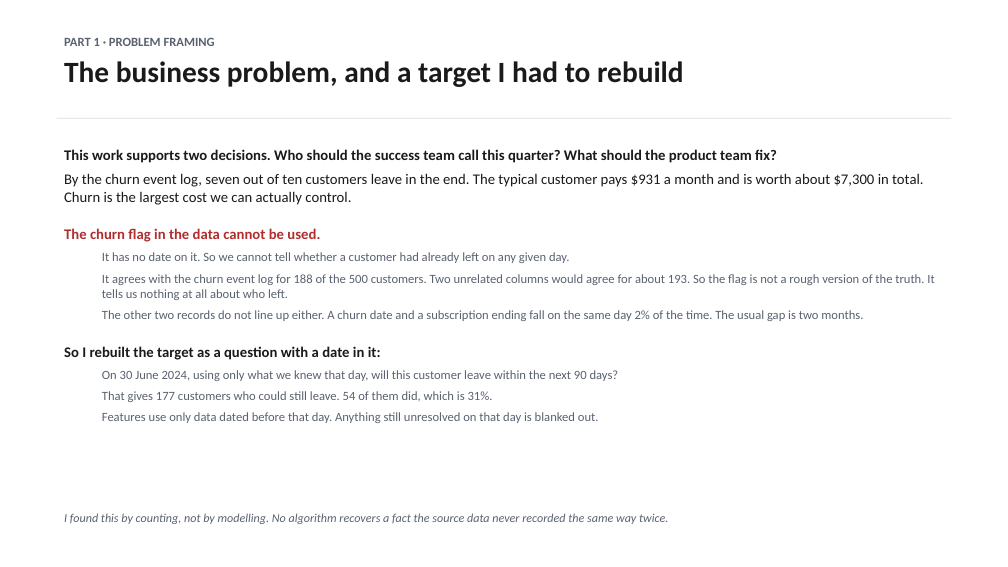
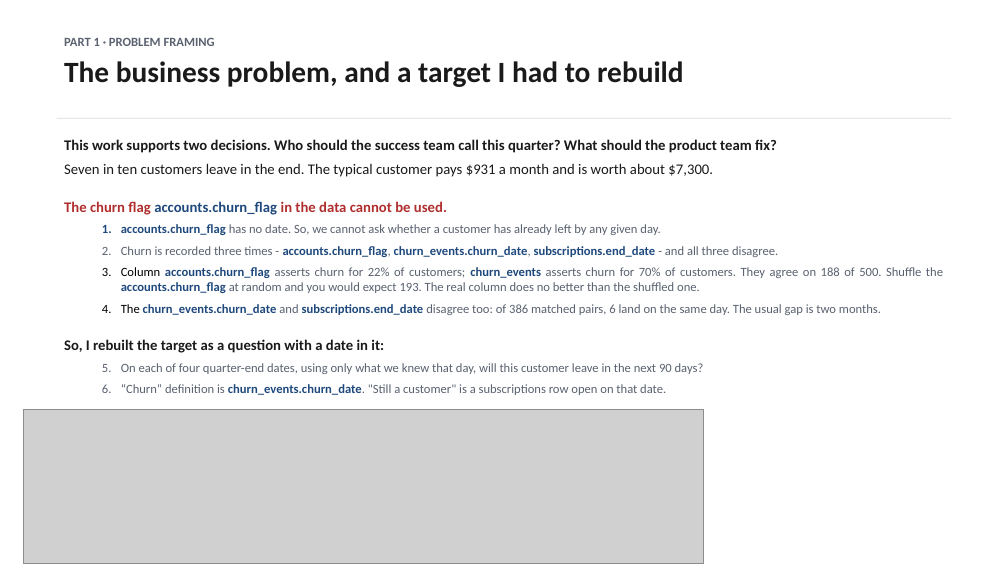
Before and after one commit to dmitriyratu/avepoint-churn-case-study, a slide deck: slide 2 of outputs/decks/AvePoint_Case_Study.pptx. Drawn at 1008x567 pixels with LibreOffice and Linux fonts; fonts in the diff are those of the drawing; grey boxes stand for pictures. Boxes give left, top, right and bottom in pixels: in the first picture for what was removed or moved away, otherwise in the second. Text is boxed around its words. In the diff, an @@ line names an element or a change of style, - is before the commit and + after.

```diff
--- a/outputs/decks/AvePoint_Case_Study.pptx
+++ b/outputs/decks/AvePoint_Case_Study.pptx
@@ text "This work supports two decisions. ...": place and size @@
-text "This work supports two decisions. ..." at (64,149,934,423)
+text "This work supports two decisions. ..." at (64,139,943,395)
@@ text at (64,139,777,153): alignment left to justified @@
@@ text at (64,163,943,395): text changed @@
-By the churn event log, seven out of ten customers leave in the end. The typical customer pays $931 a month and is worth about $7,300 in total. Churn is the largest cost we can actually control.
-The churn flag in the data cannot be used.
-  It has no date on it. So we cannot tell whether a customer had already left on any given day.
-  It agrees with the churn event log for 188 of the 500 customers. Two unrelated columns would agree for about 193. So the flag is not a rough version of the truth. It tells us nothing at all about who left.
-  The other two records do not line up either. A churn date and a subscription ending fall on the same day 2% of the time. The usual gap is two months.
-So I rebuilt the target as a question with a date in it:
-  On 30 June 2024, using only what we knew that day, will this customer leave within the next 90 days?
-  That gives 177 customers who could still leave. 54 of them did, which is 31%.
-  Features use only data dated before that day. Anything still unresolved on that day is blanked out.
+Seven in ten customers leave in the end. The typical customer pays $931 a month and is worth about $7,300.
+The churn flag accounts.churn_flag in the data cannot be used.
+  1. accounts.churn_flag has no date. So, we cannot ask whether a customer has already left by any given day.
+  2. Churn is recorded three times - accounts.churn_flag, churn_events.churn_date, subscriptions.end_date - and all three disagree.
+  3. Column accounts.churn_flag asserts churn for 22% of customers; churn_events asserts churn for 70% of customers. They agree on 188 of 500. Shuffle the accounts.churn_flag at random and you would expect 193. The real column does no better than the shuffled one.
+  4. The churn_events.churn_date and subscriptions.end_date disagree too: of 386 matched pairs, 6 land on the same day. The usual gap is two months.
+So, I rebuilt the target as a question with a date in it:
+  1. On each of four quarter-end dates, using only what we knew that day, will this customer leave in the next 90 days?
+  2. “Churn” definition is churn_events.churn_date. "Still a customer" is a subscriptions row open on that date.
@@ picture added at (23,410,704,563) @@
@@ text removed at (64,513,668,524) @@
-I found this by counting, not by modelling. No algorithm recovers a fact the source data never recorded the same way twice.
```
Also in this commit, not shown: 2 other slides changed, 3 other files.
